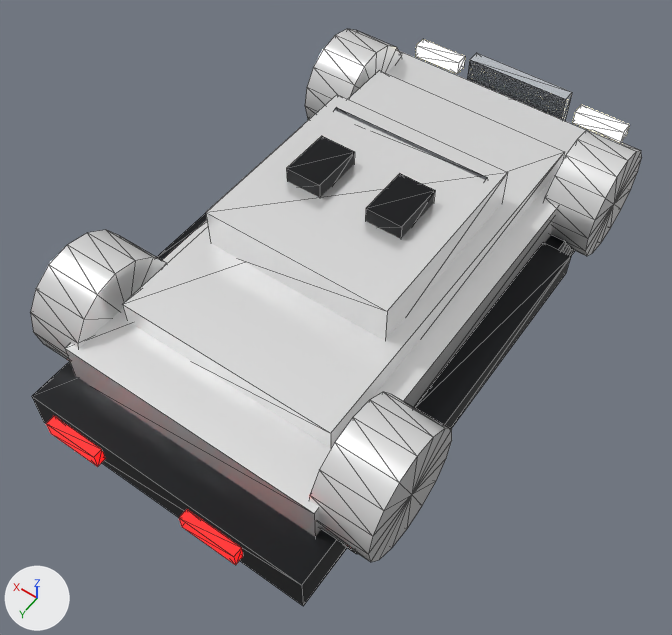
What one commit did to the glTF model open-road/public/models/baguetti-hellhound.glb.
Before and after are seen from a camera (50 mm lens) standing at (-2.18, 3.34, 4.93) and looking at (-0.07, 0.39, 0.29). Lighting does not change. The marker at lower left points along +X, +Y and +Z. The first picture is the older version. Mesh edges are drawn as thin lines on the coarser meshes. Where no turn or scale is listed for an object, it has been applied to the vertices. Vertices at exactly the same position are counted once.
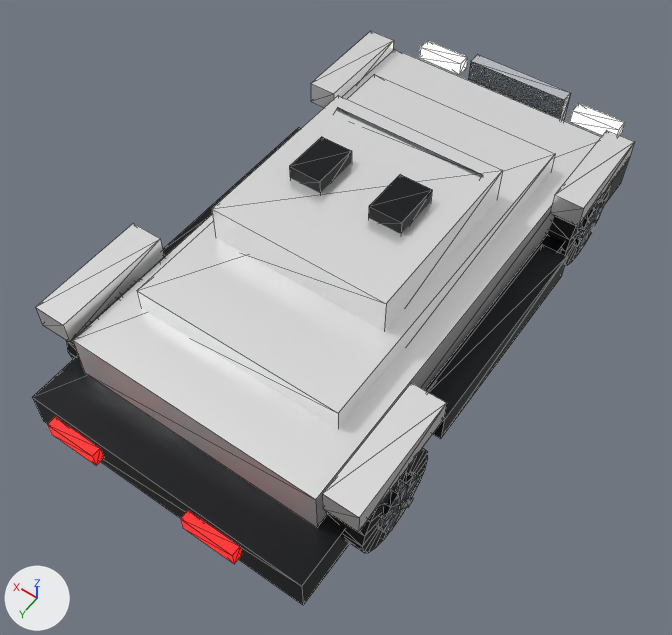
Edits to the bpy script that builds the scene:
```text
Change me_mesh_1:
    remove me_mesh_1.from_pydata(...)  # 8 vertices, 12 faces; spans x -0.88..0.88, y -1.7..1.7, z -0.15..0.15
    add me_mesh_1.from_pydata(...)  # 8 vertices, 12 faces; spans x -0.85..0.85, y -1.65..1.65, z -0.16..0.16
    me_mesh_1 part 1: the whole mesh is scaled about its middle by (0.971, 0.971, 1.07)
Change me_mesh_2:
    remove me_mesh_2.from_pydata(...)  # 8 vertices, 12 faces; spans x -0.73..0.73, y -1.3..1.3, z -0.12..0.12
    add me_mesh_2.from_pydata(...)  # 8 vertices, 12 faces; spans x -0.7..0.7, y -1.2..1.2, z -0.11..0.11
    me_mesh_2 part 2: the whole mesh is scaled about its middle by (0.966, 0.923, 0.917)
Change me_mesh_3:
    used by ob_mesh_3; parent = ob_chassis; location = (-0.95, -1.28, 0.55); rotation_euler = (0.0, -1.571, 0.0), in degrees (0, -90, 0)
    remove me_mesh_3.from_pydata(...)  # 36 vertices, 64 faces; spans x -0.38..0.38, y -0.38..0.38, z -0.175..0.175
    add me_mesh_3.from_pydata(...)  # 8 vertices, 12 faces; spans x -0.1..0.1, y -0.375..0.375, z -0.08..0.08
    me_mesh_3 part 3: the whole mesh is rebuilt
Change me_mesh_4:
    used by ob_mesh_4; parent = ob_chassis; location = (-1.0, 1.28, 0.56); rotation_euler = (0.0, -1.571, 0.0), in degrees (0, -90, 0)
    remove me_mesh_4.from_pydata(...)  # 36 vertices, 64 faces; spans x -0.4..0.4, y -0.4..0.4, z -0.19..0.19
    add me_mesh_4.from_pydata(...)  # 8 vertices, 12 faces; spans x -0.11..0.11, y -0.4..0.4, z -0.08..0.08
    me_mesh_4 part 4: the whole mesh is rebuilt
Change me_mesh_7:
    remove me_mesh_7.from_pydata(...)  # 8 vertices, 12 faces; spans x -0.12..0.12, y -0.175..0.175, z -0.08..0.08
    add me_mesh_7.from_pydata(...)  # 8 vertices, 12 faces; spans x -0.11..0.11, y -0.16..0.16, z -0.07..0.07
    me_mesh_7 part 5: the whole mesh is scaled about its middle by (0.917, 0.914, 0.875)
Change me_mesh_9:
    used by ob_mesh_9; parent = ob_chassis; location = (0.95, -1.28, 0.55); rotation_euler = (0.0, -1.571, 0.0), in degrees (0, -90, 0)
    remove me_mesh_9.from_pydata(...)  # 36 vertices, 64 faces; spans x -0.38..0.38, y -0.38..0.38, z -0.175..0.175
    add me_mesh_9.from_pydata(...)  # 8 vertices, 12 faces; spans x -0.1..0.1, y -0.375..0.375, z -0.08..0.08
    me_mesh_9 part 6: the whole mesh is rebuilt
Change me_mesh_10:
    used by ob_mesh_10; parent = ob_chassis; location = (1.0, 1.28, 0.56); rotation_euler = (0.0, -1.571, 0.0), in degrees (0, -90, 0)
    remove me_mesh_10.from_pydata(...)  # 36 vertices, 64 faces; spans x -0.4..0.4, y -0.4..0.4, z -0.19..0.19
    add me_mesh_10.from_pydata(...)  # 8 vertices, 12 faces; spans x -0.11..0.11, y -0.4..0.4, z -0.08..0.08
    me_mesh_10 part 7: the whole mesh is rebuilt
Change me_mesh_13:
    remove me_mesh_13.from_pydata(...)  # 8 vertices, 12 faces; spans x -0.12..0.12, y -0.175..0.175, z -0.08..0.08
    add me_mesh_13.from_pydata(...)  # 8 vertices, 12 faces; spans x -0.11..0.11, y -0.16..0.16, z -0.07..0.07
    me_mesh_13 part 8: the whole mesh is scaled about its middle by (0.917, 0.914, 0.875)
Change me_mesh_15:
    remove me_mesh_15.from_pydata(...)  # 8 vertices, 12 faces; spans x -0.625..0.625, y -0.65..0.65, z -0.16..0.16
    add me_mesh_15.from_pydata(...)  # 8 vertices, 12 faces; spans x -0.6..0.6, y -0.625..0.625, z -0.15..0.15
    me_mesh_15 part 9: the whole mesh is scaled about its middle by (0.96, 0.962, 0.938)
Change ob_mesh_1:
    ob_mesh_1.location: (0.0, 0.0, 0.52) -> (0.0, 0.0, 0.55)
Change ob_mesh_2:
    ob_mesh_2.location: (0.0, 0.05, 0.7) -> (0.0, 0.05, 0.75)
Change ob_mesh_3:
    ob_mesh_3.rotation_euler: (0.0, -1.571, 0.0) -> (0.0, 0.0, 0.0)  # degrees (0, -90, 0) -> degrees (0, 0, 0)
    ob_mesh_3.location: (-0.95, -1.28, 0.55) -> (-0.95, -1.25, 0.72)
Change ob_mesh_4:
    ob_mesh_4.rotation_euler: (0.0, -1.571, 0.0) -> (0.0, 0.0, 0.0)  # degrees (0, -90, 0) -> degrees (0, 0, 0)
    ob_mesh_4.location: (-1.0, 1.28, 0.56) -> (-1.0, 1.25, 0.74)
Change ob_mesh_5:
    ob_mesh_5.location: (-0.98, 0.0, 0.36) -> (-0.98, 0.0, 0.38)
Change ob_mesh_6:
    ob_mesh_6.location: (-0.68, -2.05, 0.48) -> (-0.65, -2.05, 0.48)
Change ob_mesh_7:
    ob_mesh_7.location: (-0.28, 0.05, 1.1) -> (-0.28, 0.05, 1.12)
Change ob_mesh_9:
    ob_mesh_9.rotation_euler: (0.0, -1.571, 0.0) -> (0.0, 0.0, 0.0)  # degrees (0, -90, 0) -> degrees (0, 0, 0)
    ob_mesh_9.location: (0.95, -1.28, 0.55) -> (0.95, -1.25, 0.72)
Change ob_mesh_10:
    ob_mesh_10.rotation_euler: (0.0, -1.571, 0.0) -> (0.0, 0.0, 0.0)  # degrees (0, -90, 0) -> degrees (0, 0, 0)
    ob_mesh_10.location: (1.0, 1.28, 0.56) -> (1.0, 1.25, 0.74)
Change ob_mesh_11:
    ob_mesh_11.location: (0.98, 0.0, 0.36) -> (0.98, 0.0, 0.38)
Change ob_mesh_12:
    ob_mesh_12.location: (0.68, -2.05, 0.48) -> (0.65, -2.05, 0.48)
Change ob_mesh_13:
    ob_mesh_13.location: (0.28, 0.05, 1.1) -> (0.28, 0.05, 1.12)
Change ob_mesh_15:
    ob_mesh_15.location: (0.0, 0.05, 0.92) -> (0.0, 0.05, 0.95)
Change ob_glass:
    ob_glass.location: (0.0, -0.52, 0.92) -> (0.0, -0.5, 0.95)
Change ob_mesh_20:
    ob_mesh_20.location: (-0.85, -1.28, 0.323) -> (-0.88, -1.25, 0.323)
```

What differs and where, as boxes [x1, y1, x2, y2] in the pictures (672 x 635 px):
'Mesh_1', rescaled: before [65, 51, 586, 536]; after [73, 49, 601, 528]
'Mesh_2', rescaled (6% shorter): before [122, 71, 564, 448]; after [137, 74, 555, 428]
'Mesh_15', rescaled: before [206, 94, 508, 340]; after [212, 95, 503, 331]
'Mesh_4', reshaped, moved, turned: before [309, 392, 452, 562]; after [322, 383, 447, 532]
'Mesh_10', reshaped, moved, turned: before [30, 230, 167, 361]; after [36, 223, 164, 342]
'Mesh_5', moved: before [414, 242, 571, 429]; after [427, 245, 567, 438]
'Mesh_3', reshaped, moved, turned: before [544, 130, 642, 256]; after [550, 130, 635, 226]
'Mesh_9', reshaped, moved, turned: before [305, 29, 402, 120]; after [311, 31, 394, 107]
'Mesh_7', moved, rescaled (8% narrower, 8% shorter): before [365, 174, 435, 239]; after [368, 174, 432, 234]
'Mesh_13', moved, rescaled (9% narrower, 10% shorter): before [286, 136, 355, 198]; after [289, 137, 352, 193]
'Mesh_6', moved: before [572, 105, 630, 142]; after [570, 104, 625, 135]
'Mesh_12', moved: before [415, 39, 465, 74]; after [420, 41, 467, 75]
'Mesh_20', moved (mostly hidden before): before [569, 249, 575, 256]; after [548, 184, 611, 265]
'Mesh_11', moved: before [157, 213, 207, 260]; after [160, 128, 301, 261]
'glass', moved (mostly hidden): before [334, 107, 487, 180]; after [336, 108, 483, 178]
